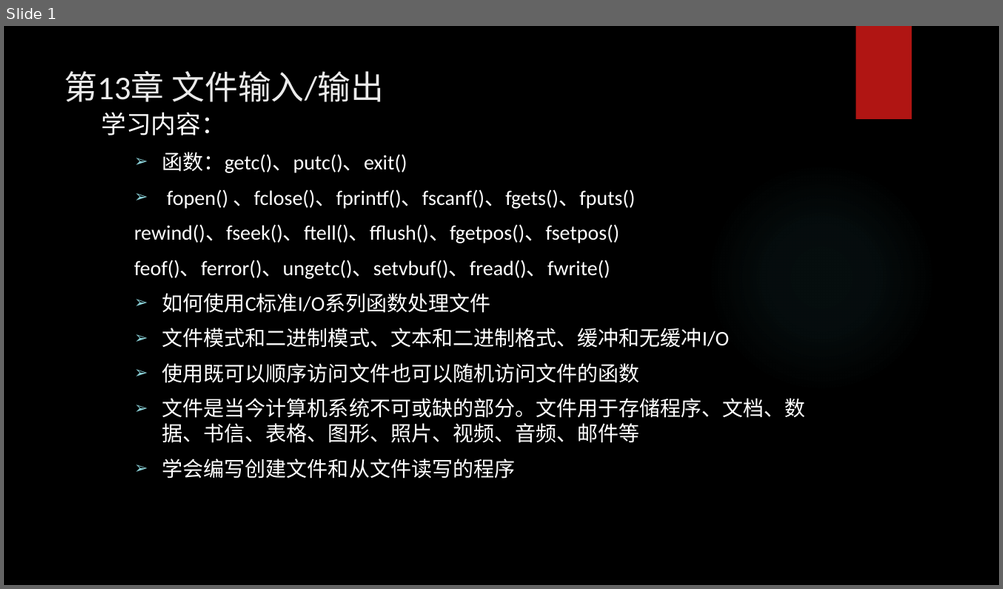
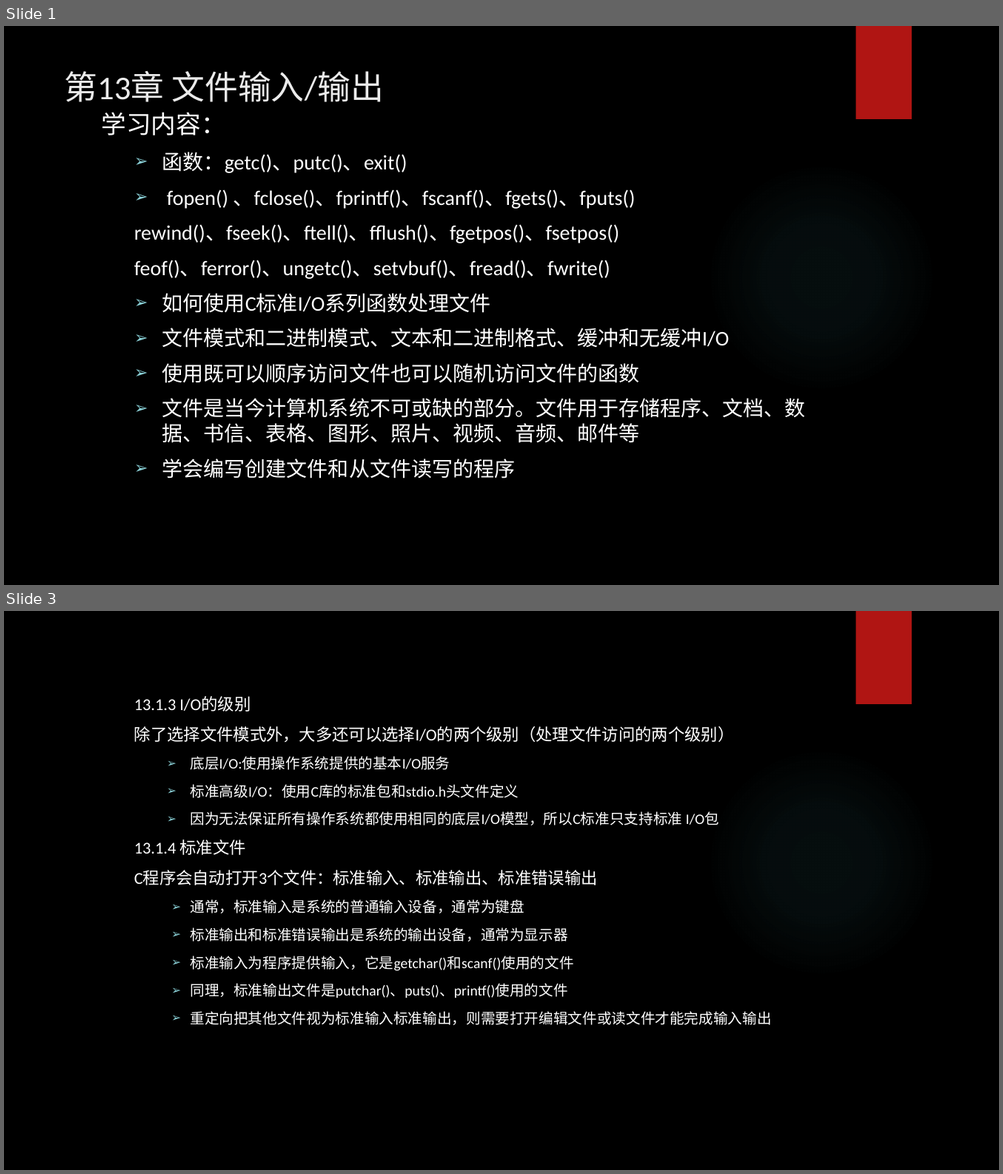
Before and after one commit to tsyin/c_ppt-code, a slide deck: 13 文件输入输出.pptx. Shown one above the other, each under a label of ours: slide 1 before the commit, slides 1 and 3 after it; the slides between them are not shown. The pictures are 1003x589 and 1003x1174 pixels, drawn with LibreOffice and Linux fonts; fonts in the diff are those of the drawing; background and template pictures are left out. Boxes give left, top, right and bottom in pixels: in the first picture for what was removed or moved away, otherwise in the second. Text is boxed around its words. In the diff, an @@ line names an element or a change of style, - is before the commit and + after.

Commit message:
sss

```diff
--- a/13 文件输入输出.pptx
+++ b/13 文件输入输出.pptx
@@ slide 3 added at [4,611,999,1170], background picture (left out); not listed: 2 template elements that a slide beside it also shows @@
@@ text added at [134,696,771,1025], 14 pt, text #FFFFFF @@
+  13.1.3 I/O的级别
+  除了选择文件模式外，大多还可以选择I/O的两个级别（处理文件访问的两个级别）
+    ➢ 底层I/O:使用操作系统提供的基本I/O服务
+    ➢ 标准高级I/O：使用C库的标准包和stdio.h头文件定义
+    ➢ 因为无法保证所有操作系统都使用相同的底层I/O模型，所以C标准只支持标准 I/O包
+  13.1.4 标准文件
+  C程序会自动打开3个文件：标准输入、标准输出、标准错误输出
+    ➢ 通常，标准输入是系统的普通输入设备，通常为键盘
+    ➢ 标准输出和标准错误输出是系统的输出设备，通常为显示器
+    ➢ 标准输入为程序提供输入，它是getchar()和scanf()使用的文件
+    ➢ 同理，标准输出文件是putchar()、puts()、printf()使用的文件
+    ➢ 重定向把其他文件视为标准输入标准输出，则需要打开编辑文件或读文件才能完成输入输出
```
Also in this commit, not shown: 1 slide changed, 1 other slide added.
